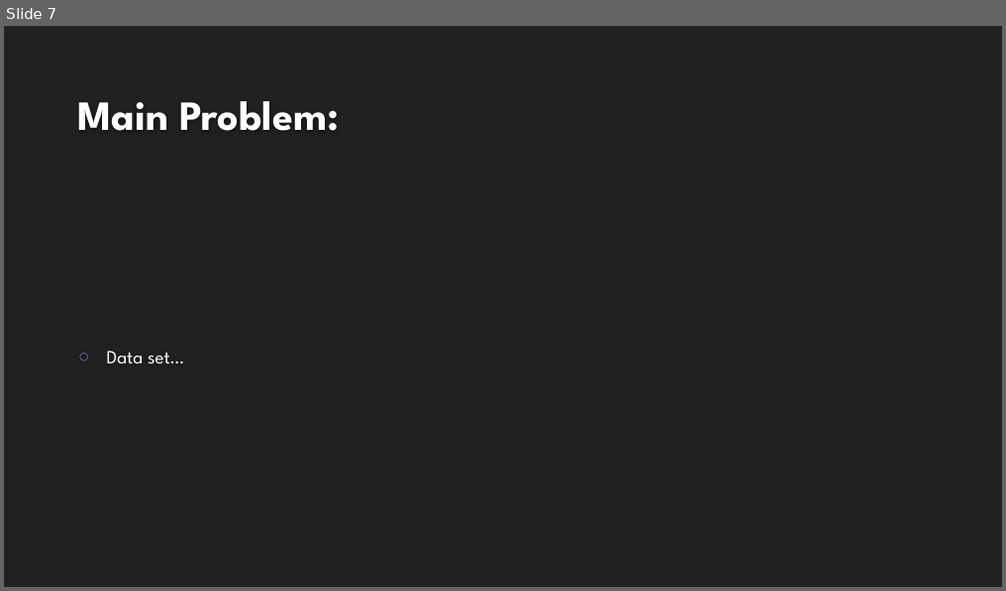
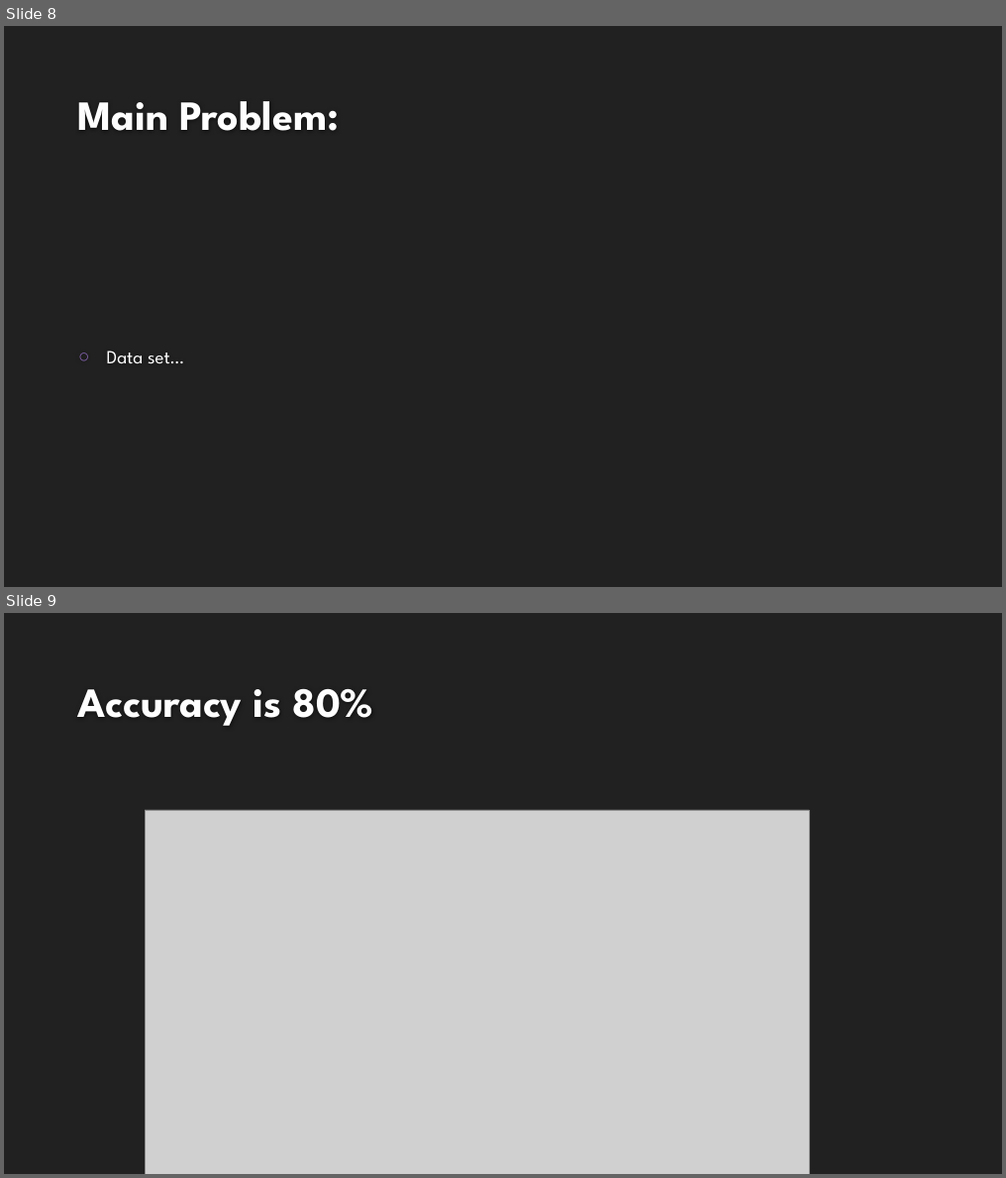
Before and after one commit to atqwerty/MLProject, a slide deck: ML Project (ECG analysis).pptx. Shown one above the other, each under a label of ours: slide 7 before the commit, slides 8 and 9 after it. The pictures are 1006x591 and 1006x1178 pixels, drawn with LibreOffice and Linux fonts; fonts in the diff are those of the drawing; grey boxes stand for pictures; background and template pictures are left out. Boxes give left, top, right and bottom in pixels: in the first picture for what was removed or moved away, otherwise in the second. Text is boxed around its words. In the diff, an @@ line names an element or a change of style, - is before the commit and + after.

```diff
--- a/ML Project (ECG analysis).pptx
+++ b/ML Project (ECG analysis).pptx
@@ slide 9 added at <box>4,613,1002,1174</box>, background #212121 @@
@@ title added at <box>78,689,374,726</box>, 40 pt, text #FEFEFE, bold @@
+Accuracy is 80%
@@ picture added at <box>145,810,809,1174</box> @@
@@ what was slide 7 is now slide 8 @@
```
Also in this commit, not shown: 1 slide changed, 1 other slide added, 1 other file.
